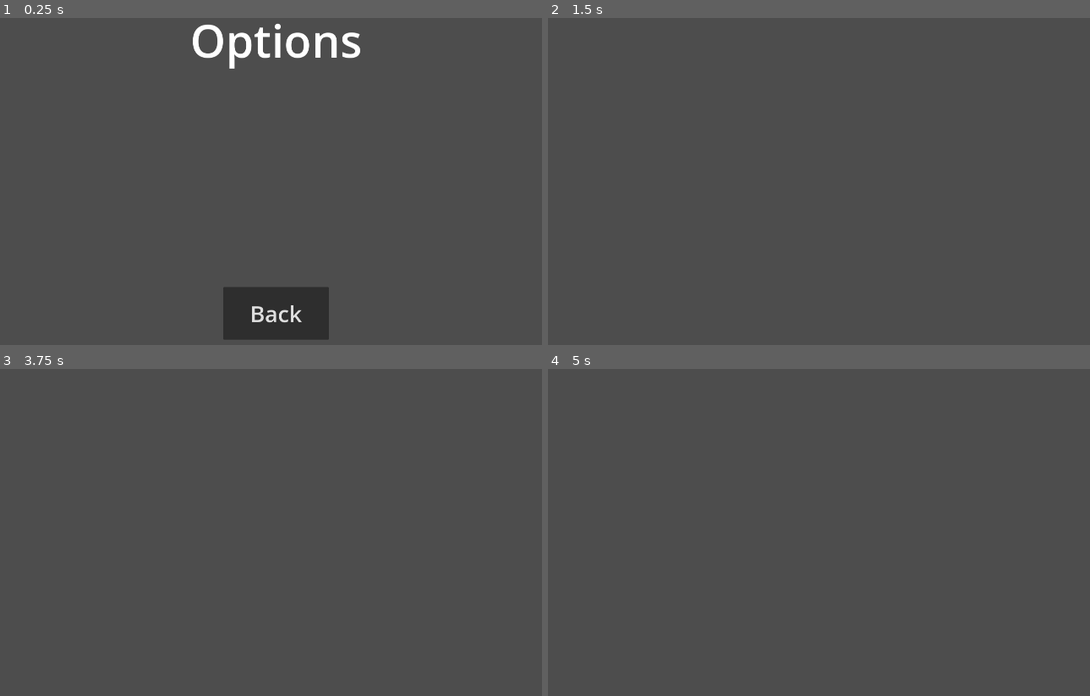
Above: before the commit, frames 1-4 (two rows, left to right).
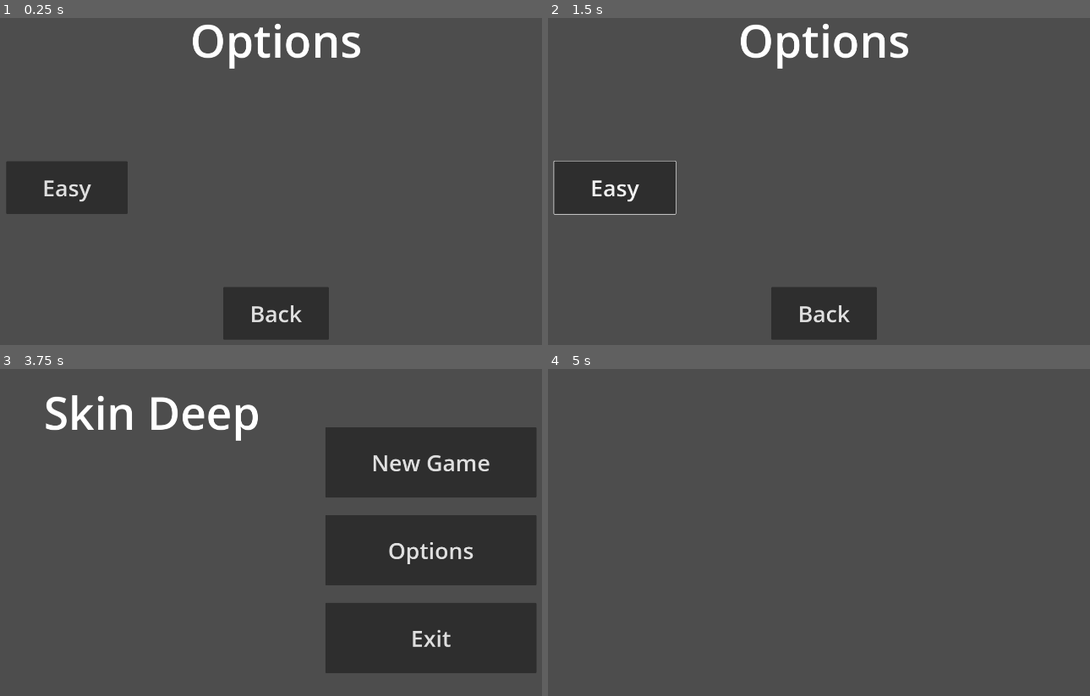
Above: after the commit, the same moments.

Repository: secretly2midgets/SkinDeep_GGJ2024
Game: Godot game, scene res://scenes/options_screen.tscn
Two runs of this game, one before a commit and one after it. Both use one fixed random seed, a clock stepped at 60 frames per second and the inputs below. This scene is started directly instead of the project's main scene.
Inputs (mouse positions are in pixels of both pictures, inside the frame that each line leads up to):
- Up to frame 1 (0.25 s): no input
- Up to frame 2 (1.5 s): click "Back" (after the commit: "Easy") at 0.5 s; click (981, 112) at 1.25 s, where only the run before the commit has a clickable "New Game"
- Up to frame 3 (3.75 s): click (65, 539) at 2 s, where only the run after the commit has a clickable "Easy"; click (65, 539) at 2.75 s, where only the run after the commit has a clickable "Easy"; click (276, 663) at 3.5 s, where only the run after the commit has a clickable "Back"
- Up to frame 4 (5 s): click (981, 463) at 4.25 s, where only the run after the commit has a clickable "New Game"

The runs differ from the first frame. In frame 1, 3.5% of the frame differs, in the area x 1-24%, y 43-60%; in frame 2, 8.0%; in frame 3, 26%, in the area x 8-99%, y 8-94%; in frame 4, nothing differs.

Commit message:
Added easy button and started programming for difficulty changes

Diff:
--- a/scenes/game.gd
+++ b/scenes/game.gd
@@ -1,6 +1,7 @@
 extends Node2D
 
 var dict: Dictionary
+var difficulty: Dictionary
 var x: int = 1
 
 func _process(delta):
@@ -8,6 +9,12 @@
 		get_tree().quit()
 
 
-func setDict(value: Dictionary) -> void:
+func set_dict(value: Dictionary) -> void:
 	dict = value
 	print(dict)
+
+func g_set_difficulty(value: Dictionary) -> void:
+	difficulty = value
+
+func get_difficulty():
+	return difficulty
--- a/scenes/options_screen.tscn
+++ b/scenes/options_screen.tscn
@@ -1,8 +1,11 @@
-[gd_scene load_steps=2 format=3 uid="uid://cqxsji8b1trlp"]
+[gd_scene load_steps=4 format=3 uid="uid://cqxsji8b1trlp"]
 
+[ext_resource type="Script" path="res://scenes/options_screen.gd" id="1_fxr2c"]
 [ext_resource type="Script" path="res://scenes/BackButton.gd" id="1_qxqv8"]
+[ext_resource type="Script" path="res://scripts/EasyButton.gd" id="3_dj1ha"]
 
 [node name="OptionsScreen" type="Node"]
+script = ExtResource("1_fxr2c")
 
 [node name="OptionsLabel" type="Label" parent="."]
 anchors_preset = 5
@@ -34,4 +37,21 @@
 text = "Back"
 script = ExtResource("1_qxqv8")
 
+[node name="EasyButton" type="Button" parent="."]
+anchors_preset = 8
+anchor_left = 0.5
+anchor_top = 0.5
+anchor_right = 0.5
+anchor_bottom = 0.5
+offset_left = -767.0
+offset_top = -48.0
+offset_right = -422.0
+offset_bottom = 102.0
+grow_horizontal = 2
+grow_vertical = 2
+theme_override_font_sizes/font_size = 64
+text = "Easy"
+script = ExtResource("3_dj1ha")
+
 [connection signal="pressed" from="BackButton" to="BackButton" method="_on_pressed"]
+[connection signal="pressed" from="EasyButton" to="EasyButton" method="_on_pressed"]
--- a/scripts/RNGSeed.gd
+++ b/scripts/RNGSeed.gd
@@ -14,5 +14,5 @@
 	for key in dict:
 		if key == x:
 			dict[key] = true
-			global.setDict(dict);
+			global.set_dict(dict);
 			break
